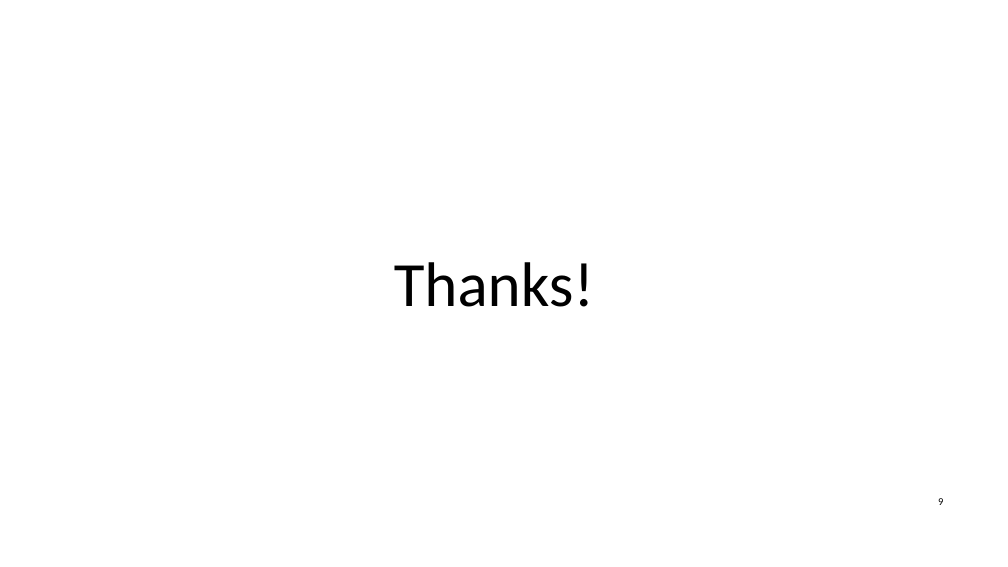
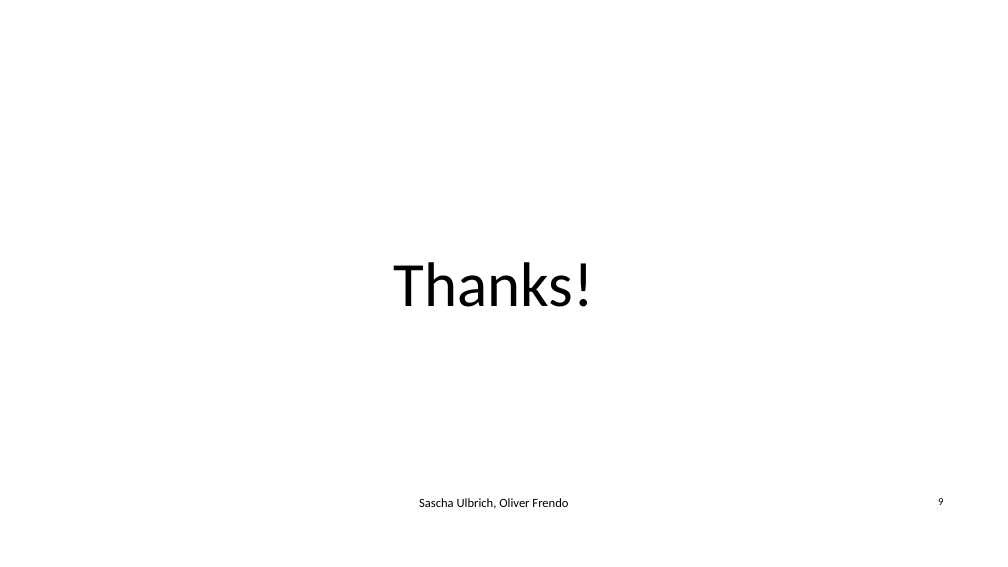
Before and after one commit to ofrendo/SemanticWebTechnologies, a slide deck: slide 9 of ProjectPresentation/EntityAnnotation.pptx. Drawn at 1008x567 pixels with LibreOffice and Linux fonts; fonts in the diff are those of the drawing; background and template pictures are left out. Boxes give left, top, right and bottom in pixels: in the first picture for what was removed or moved away, otherwise in the second. Text is boxed around its words. In the diff, an @@ line names an element or a change of style, - is before the commit and + after.

```diff
--- a/ProjectPresentation/EntityAnnotation.pptx
+++ b/ProjectPresentation/EntityAnnotation.pptx
@@ text added at <box>419,498,568,509</box>, 12 pt, text #000000 @@
+Sascha Ulbrich, Oliver Frendo
```
Also in this commit, not shown: 2 other files.
